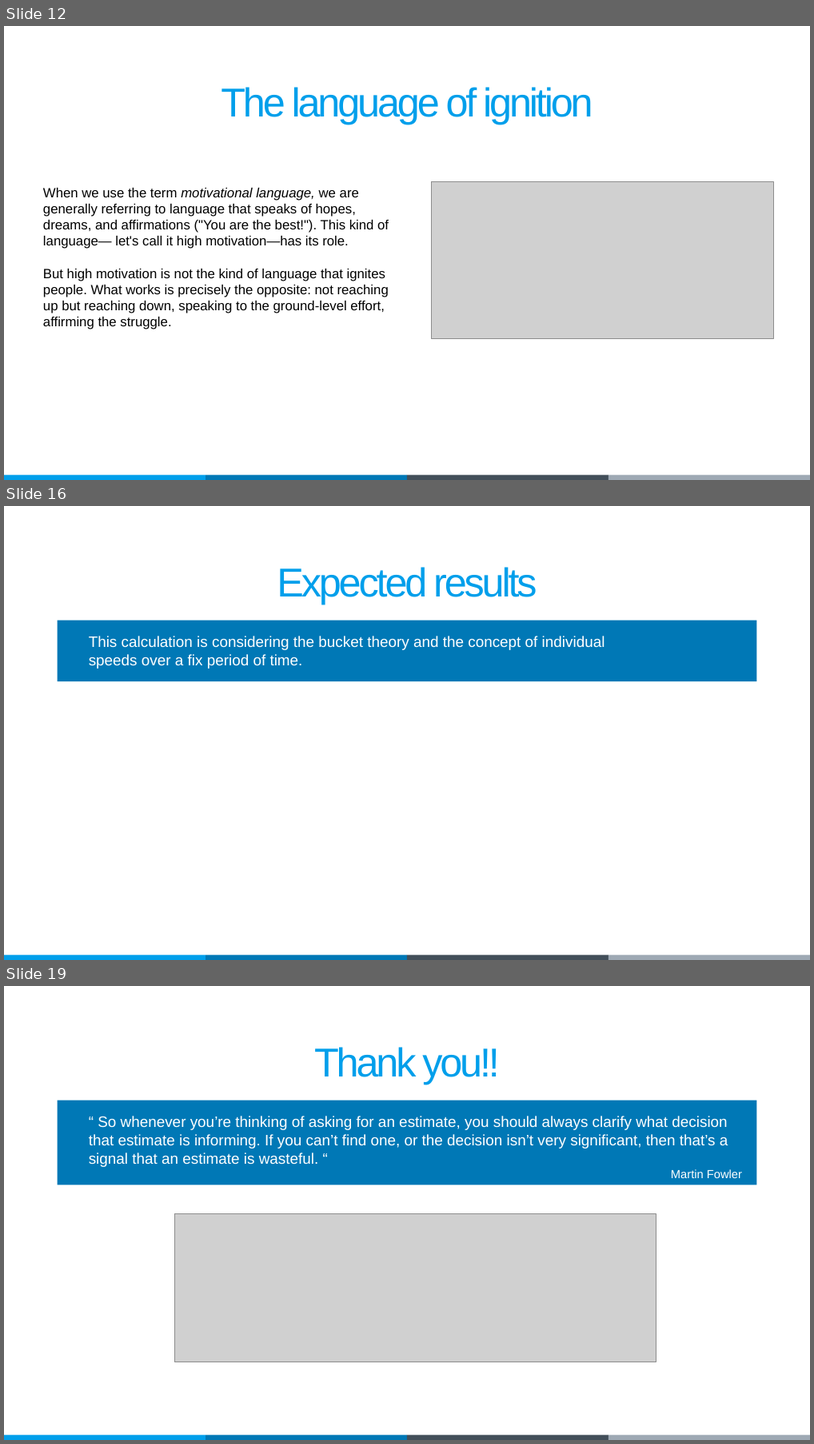
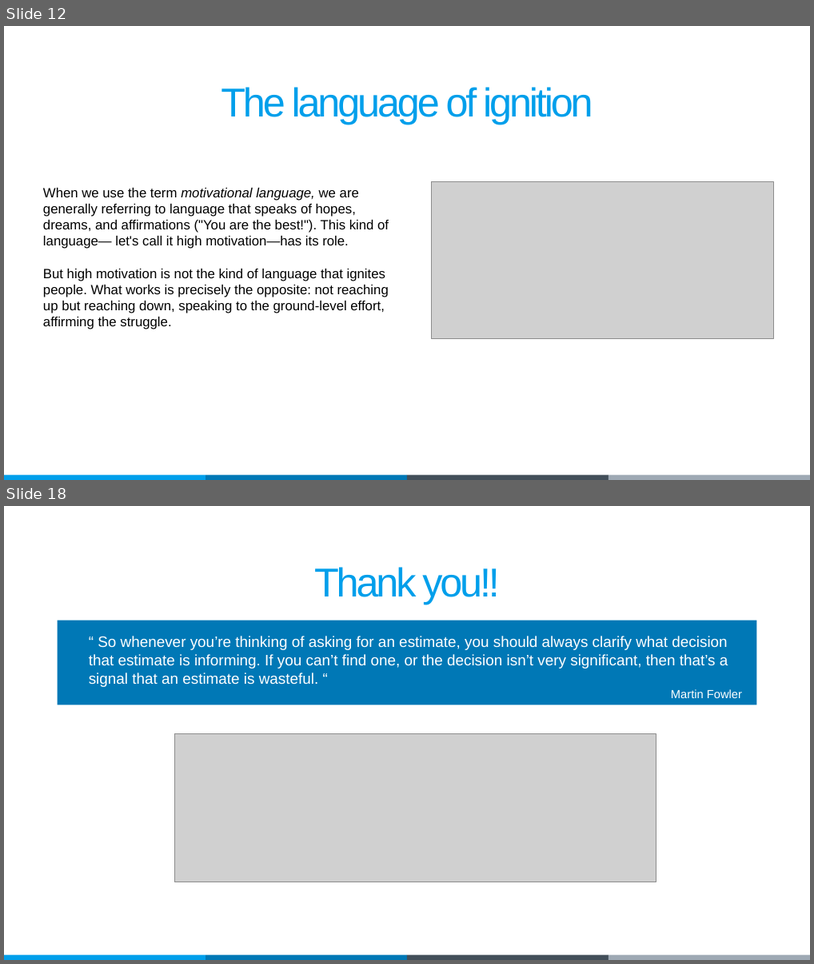
Before and after one commit to leonardo-s-mattos/presentations, a slide deck: DeepLeariningAndDojo Paper.pptx. Shown one above the other, each under a label of ours: slides 12, 16 and 19 before the commit, slides 12 and 18 after it; the slides between them are not shown. The pictures are 814x1444 and 814x964 pixels, drawn with LibreOffice and Linux fonts; fonts in the diff are those of the drawing; grey boxes stand for pictures. Boxes give left, top, right and bottom in pixels: in the first picture for what was removed or moved away, otherwise in the second. Text is boxed around its words. In the diff, an @@ line names an element or a change of style, - is before the commit and + after.

```diff
--- a/DeepLeariningAndDojo Paper.pptx
+++ b/DeepLeariningAndDojo Paper.pptx
@@ slide 16 removed at [4,506,810,960], background #FFFFFF; not listed: 4 template elements that a slide beside it also shows @@
@@ text removed at [277,567,538,604] @@
-Expected results
@@ rectangle removed at [58,620,757,681] @@
@@ text removed at [89,636,606,668] @@
-This calculation is considering the bucket theory and the concept of individual speeds over a fix period of time.
@@ what was slide 19 is now slide 18 @@
```
Also in this commit, not shown: 4 slides changed, 4 other files.
